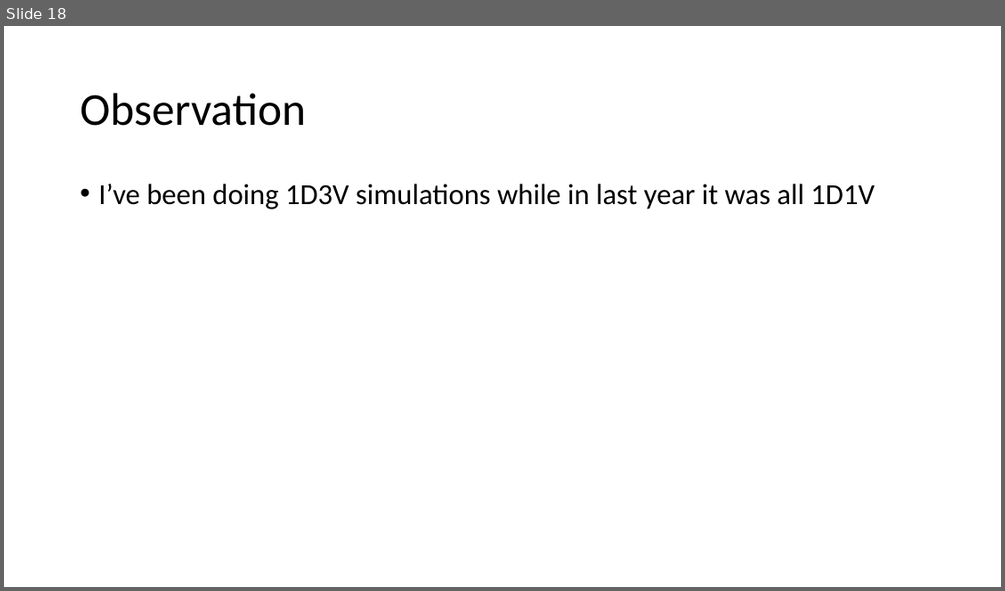
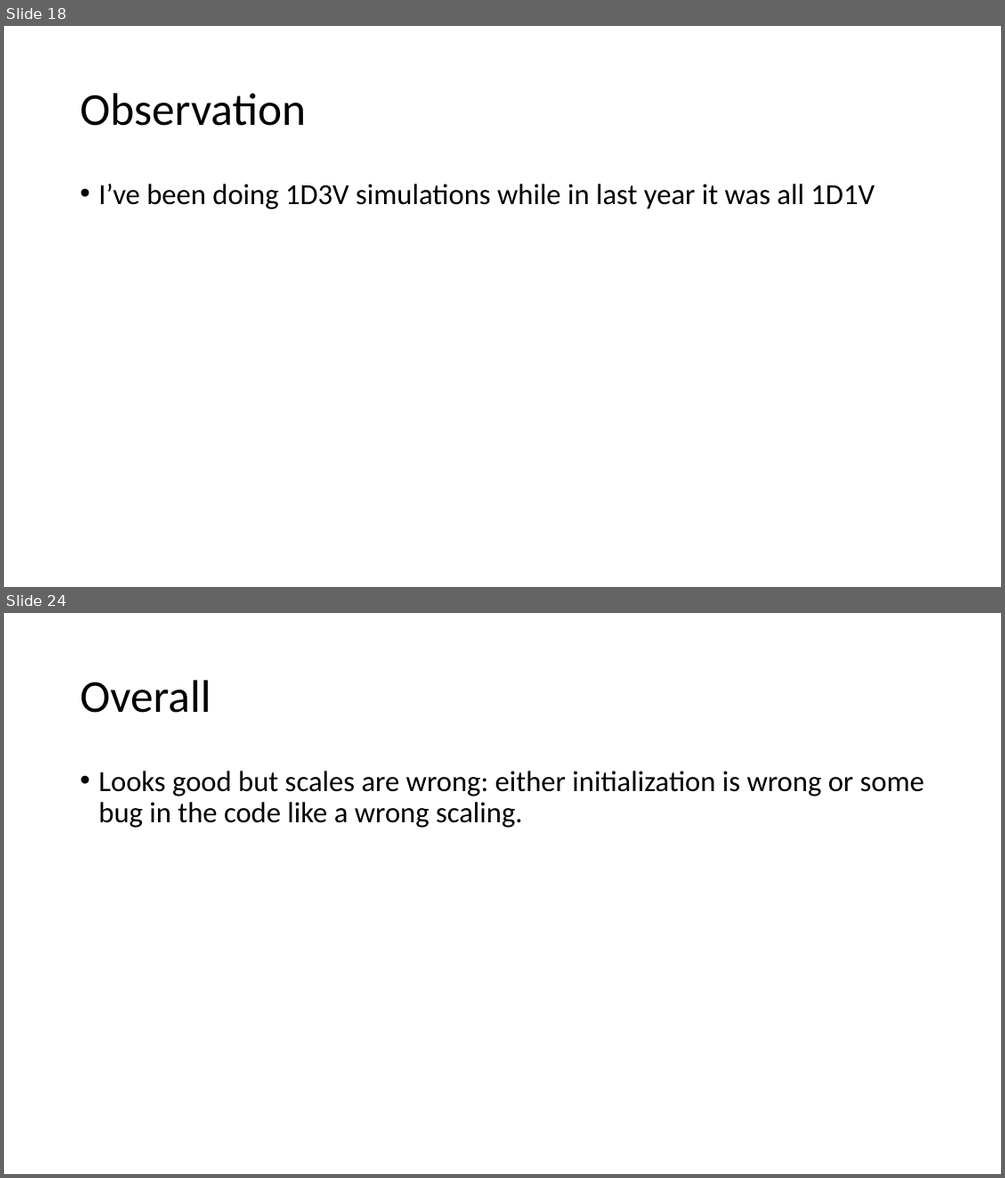
Before and after one commit to j0fri/FYP, a slide deck: MATLAB/Matlab implementation.pptx. Shown one above the other, each under a label of ours: slide 18 before the commit, slides 18 and 24 after it; the slides between them are not shown. The pictures are 1005x591 and 1005x1178 pixels, drawn with LibreOffice and Linux fonts; fonts in the diff are those of the drawing. Boxes give left, top, right and bottom in pixels: in the first picture for what was removed or moved away, otherwise in the second. Text is boxed around its words. In the diff, an @@ line names an element or a change of style, - is before the commit and + after.

Commit message:
Landau Damping With Absolute Scale

```diff
--- a/MATLAB/Matlab implementation.pptx
+++ b/MATLAB/Matlab implementation.pptx
@@ slide 24 added at <box>4,613,1001,1174</box>, background #FFFFFF @@
@@ title added at <box>80,680,210,713</box>, 44 pt, text #000000 @@
+Overall
@@ text added at <box>98,771,924,827</box>, 28 pt, text #000000 @@
+• Looks good but scales are wrong: either initialization is wrong or some bug in the code like a wrong scaling.
```
Also in this commit, not shown: 6 other slides added, 2 other files.
